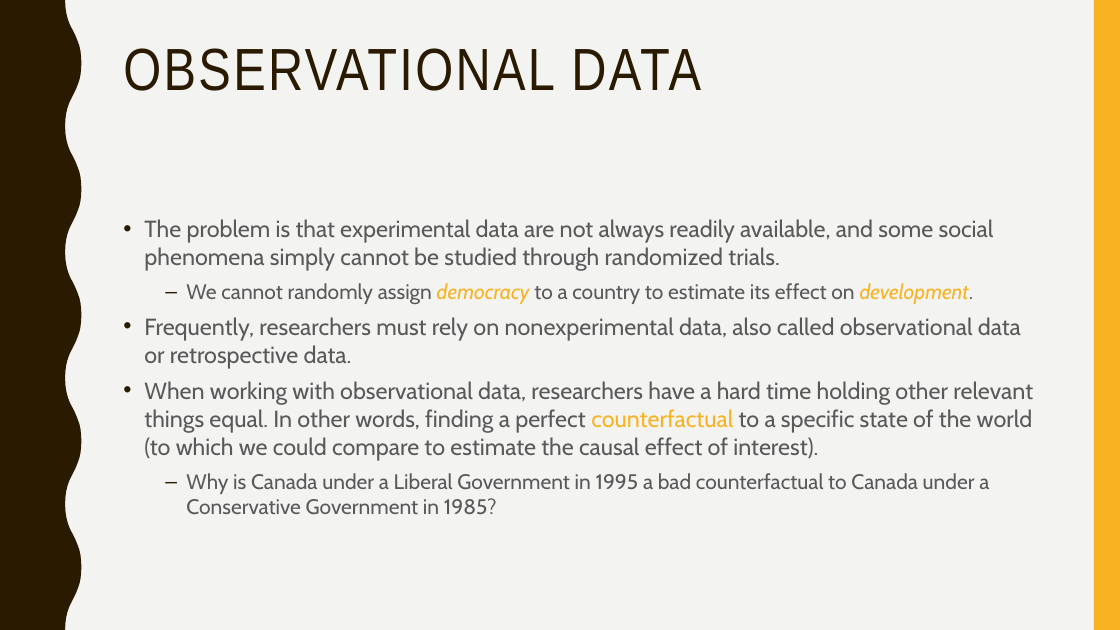
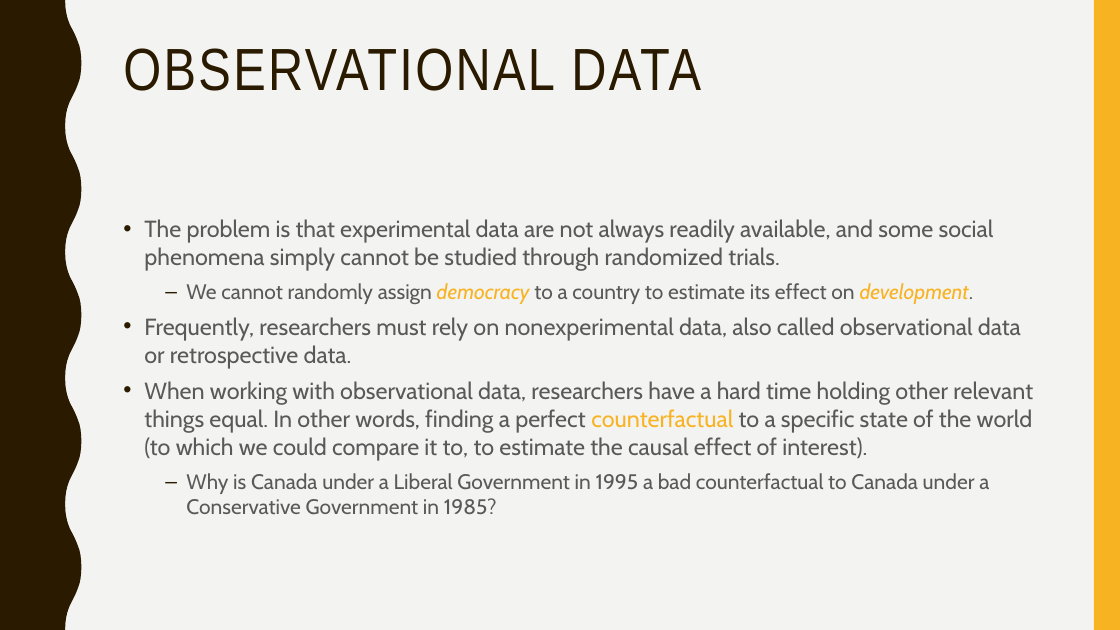
Before and after one commit to svallejovera/regression_ci, a slide deck: slide 19 of slide/3 Introduction to Causal Inference.pptx. Drawn at 1120x630 pixels with LibreOffice and Linux fonts; fonts in the diff are those of the drawing. Boxes give left, top, right and bottom in pixels: in the first picture for what was removed or moved away, otherwise in the second. Text is boxed around its words. In the diff, an @@ line names an element or a change of style, - is before the commit and + after.

Commit message:
lecture 2

```diff
--- a/slide/3 Introduction to Causal Inference.pptx
+++ b/slide/3 Introduction to Causal Inference.pptx
@@ text at (144,381,1033,461): text changed @@
-• When working with observational data, researchers have a hard time holding other relevant things equal. In other words, finding a perfect counterfactual to a specific state of the world (to which we could compare to estimate the causal effect of interest).
+• When working with observational data, researchers have a hard time holding other relevant things equal. In other words, finding a perfect counterfactual to a specific state of the world (to which we could compare it to, to estimate the causal effect of interest).
```
Also in this commit, not shown: 2 other slides changed, 4 other files.
